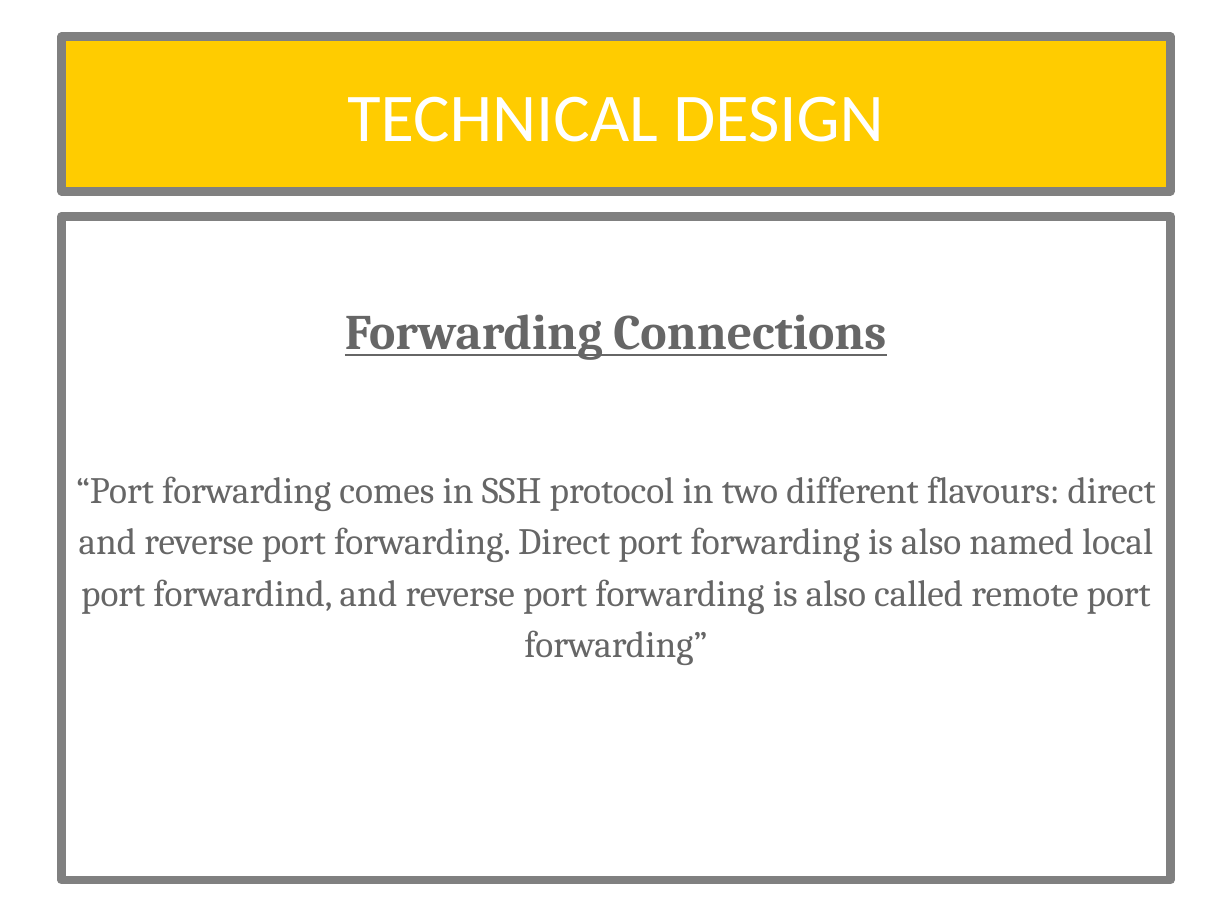
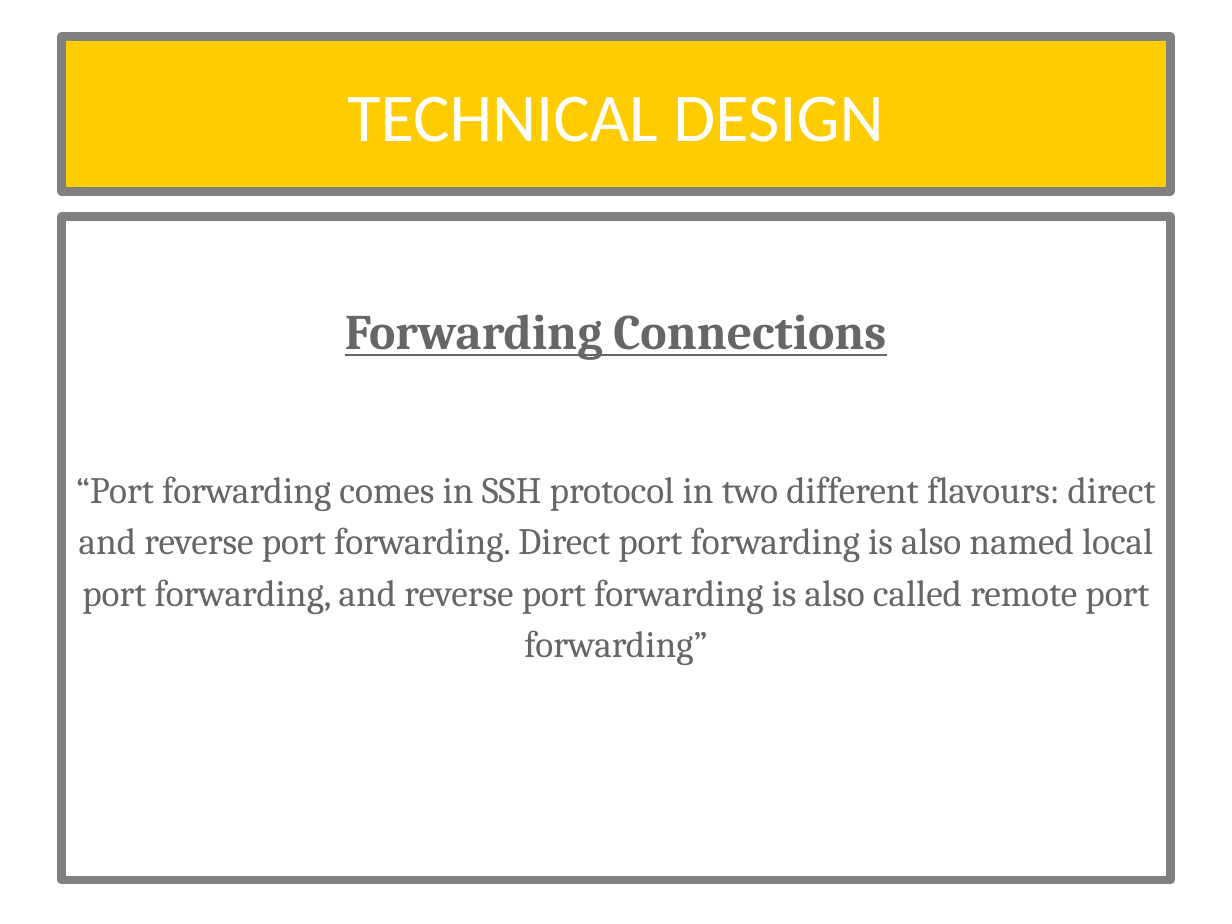
Before and after one commit to mady4ever/ProxyCmd, a slide deck: slide 9 of BootCampPrese.odp. Drawn at 1232x924 pixels with LibreOffice and Linux fonts; fonts in the diff are those of the drawing. Boxes give left, top, right and bottom in pixels: in the first picture for what was removed or moved away, otherwise in the second. Text is boxed around its words. In the diff, an @@ line names an element or a change of style, - is before the commit and + after.

```diff
--- a/BootCampPrese.odp
+++ b/BootCampPrese.odp
@@ text at (76, 476, 1156, 665): text changed @@
-“Port forwarding comes in SSH protocol in two different flavours: direct and reverse port forwarding. Direct port forwarding is also named local port forwardind, and reverse port forwarding is also called remote port forwarding”
+“Port forwarding comes in SSH protocol in two different flavours: direct and reverse port forwarding. Direct port forwarding is also named local port forwarding, and reverse port forwarding is also called remote port forwarding”
```
Also in this commit, not shown: 3 other slides changed.
